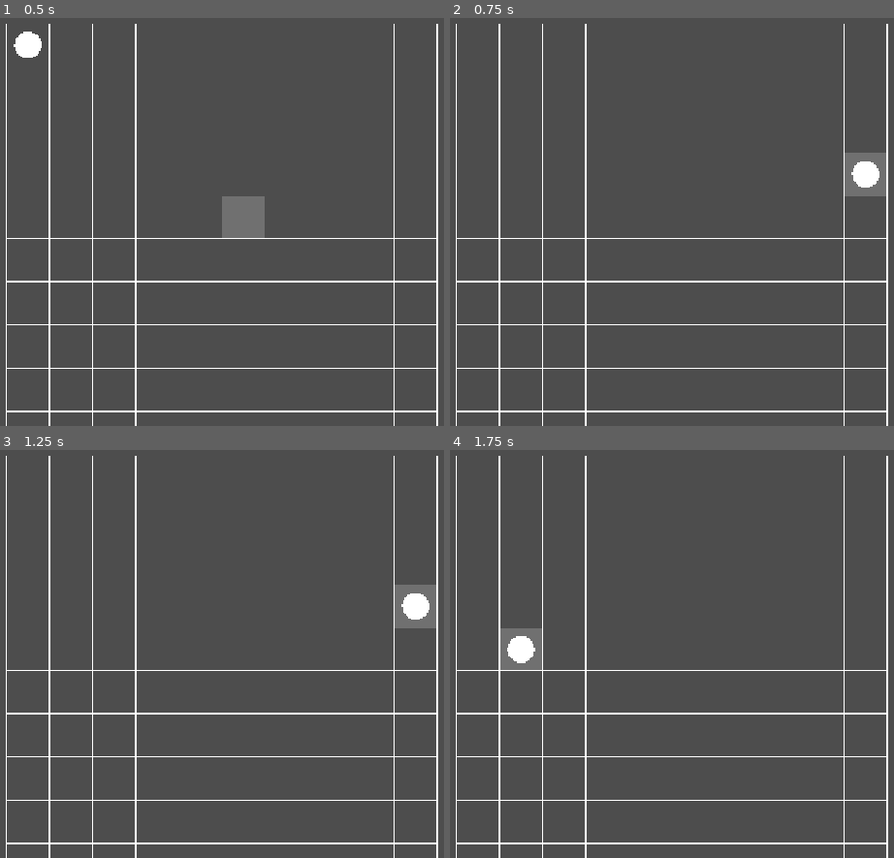
Above: before the commit, frames 1-4 (two rows, left to right).
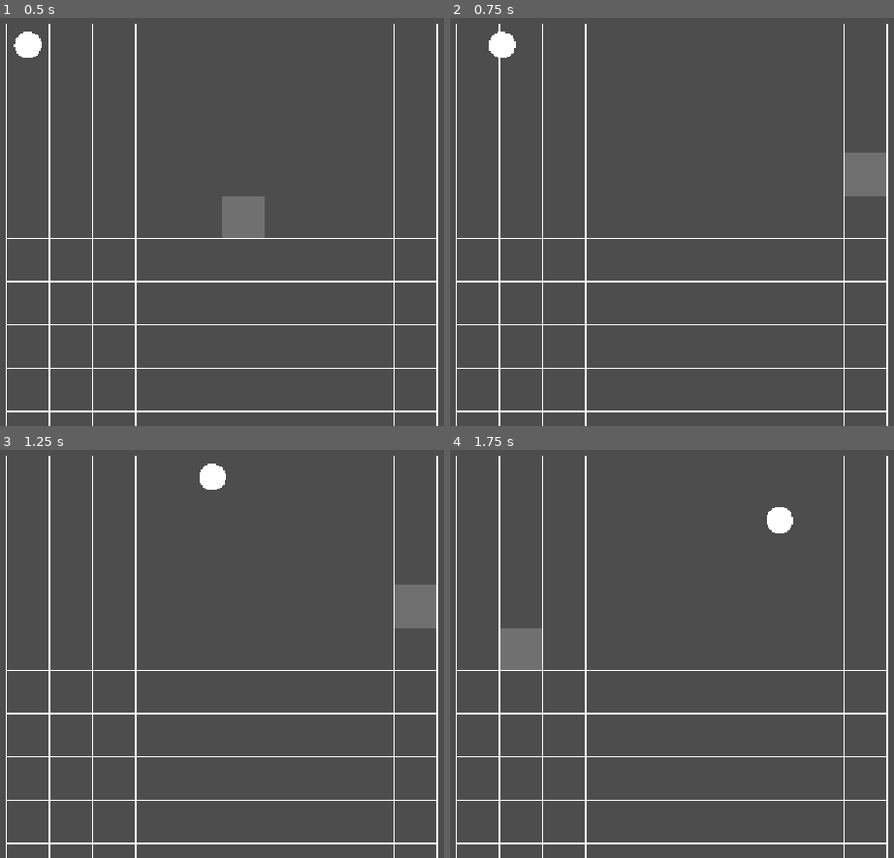
Above: after the commit, the same moments.

Repository: Chivas1504/Gioco
Game: Godot game, scene res://scenes/game.tscn
The game is run twice, just before and just after one commit, with the same random seed, the same clock (stepped at 60 frames per second) and the same inputs.
Inputs (mouse positions are in pixels of both pictures, inside the frame that each line leads up to):
- Up to frame 1 (0.5 s): no input
- Up to frame 2 (0.75 s): tap Enter at 0.5 s; move the mouse to (845, 185) at 0.52 s; click (845, 185) at 0.67 s
- Up to frame 3 (1.25 s): no input
- Up to frame 4 (1.75 s): move the mouse to (521, 662) at 1.27 s; click (521, 662) at 1.42 s

Frame 1 is identical in both runs. In frame 2, 0.6% of the frame differs, in the area x 8-97%, y 3-42%; in frame 3, 0.6%, in the area x 44-97%, y 3-42%; in frame 4, 0.6%.

Commit message:
Add grid pathfinding movement

Diff:
--- a/scripts/combat/grid.gd
+++ b/scripts/combat/grid.gd
@@ -15,8 +15,11 @@
 	Vector2i(8, 5)
 ]
 
+var astar := AStarGrid2D.new()
+
 
 func _ready() -> void:
+	_setup_astar()
 	queue_redraw()
 
 
@@ -30,6 +33,28 @@
 		hovered_cell = Vector2i(-1, -1)
 
 	queue_redraw()
+
+
+func _setup_astar() -> void:
+	astar.region = Rect2i(0, 0, GRID_SIZE, GRID_SIZE)
+	astar.cell_size = Vector2(CELL_SIZE, CELL_SIZE)
+	astar.diagonal_mode = AStarGrid2D.DIAGONAL_MODE_NEVER
+	astar.update()
+
+	for cell in blocked_cells:
+		astar.set_point_solid(cell, true)
+
+
+func find_path(from_cell: Vector2i, to_cell: Vector2i) -> Array[Vector2i]:
+	if not is_cell_walkable(to_cell):
+		return []
+
+	var raw_path: Array[Vector2i] = astar.get_id_path(from_cell, to_cell)
+
+	if raw_path.is_empty():
+		return []
+
+	return raw_path
 
 
 func _draw() -> void:
--- a/scripts/core/game.gd
+++ b/scripts/core/game.gd
@@ -6,17 +6,54 @@
 
 var player_cell: Vector2i = Vector2i(0, 0)
 
+var current_path: Array[Vector2i] = []
+var is_moving: bool = false
+
+const MOVE_TIME := 0.12
+
 
 func _ready() -> void:
 	player.position = grid.position + grid.cell_to_local(player_cell)
 
 
 func _unhandled_input(event: InputEvent) -> void:
+	if is_moving:
+		return
+
 	if event is InputEventMouseButton:
 		if event.button_index == MOUSE_BUTTON_LEFT and event.pressed:
 			var mouse_local: Vector2 = grid.to_local(event.position)
 			var clicked_cell: Vector2i = grid.local_to_cell(mouse_local)
 
 			if grid.is_cell_walkable(clicked_cell):
-				player_cell = clicked_cell
-				player.position = grid.position + grid.cell_to_local(player_cell)
+				current_path = grid.find_path(player_cell, clicked_cell)
+
+				if current_path.size() > 1:
+					current_path.remove_at(0)
+					_move_along_path()
+
+
+func _move_along_path() -> void:
+	if current_path.is_empty():
+		is_moving = false
+		return
+
+	is_moving = true
+
+	var next_cell: Vector2i = current_path.pop_front()
+	var target_position: Vector2 = grid.position + grid.cell_to_local(next_cell)
+
+	var tween := create_tween()
+
+	tween.tween_property(
+		player,
+		"position",
+		target_position,
+		MOVE_TIME
+	)
+
+	tween.finished.connect(
+		func() -> void:
+			player_cell = next_cell
+			_move_along_path()
+	)
